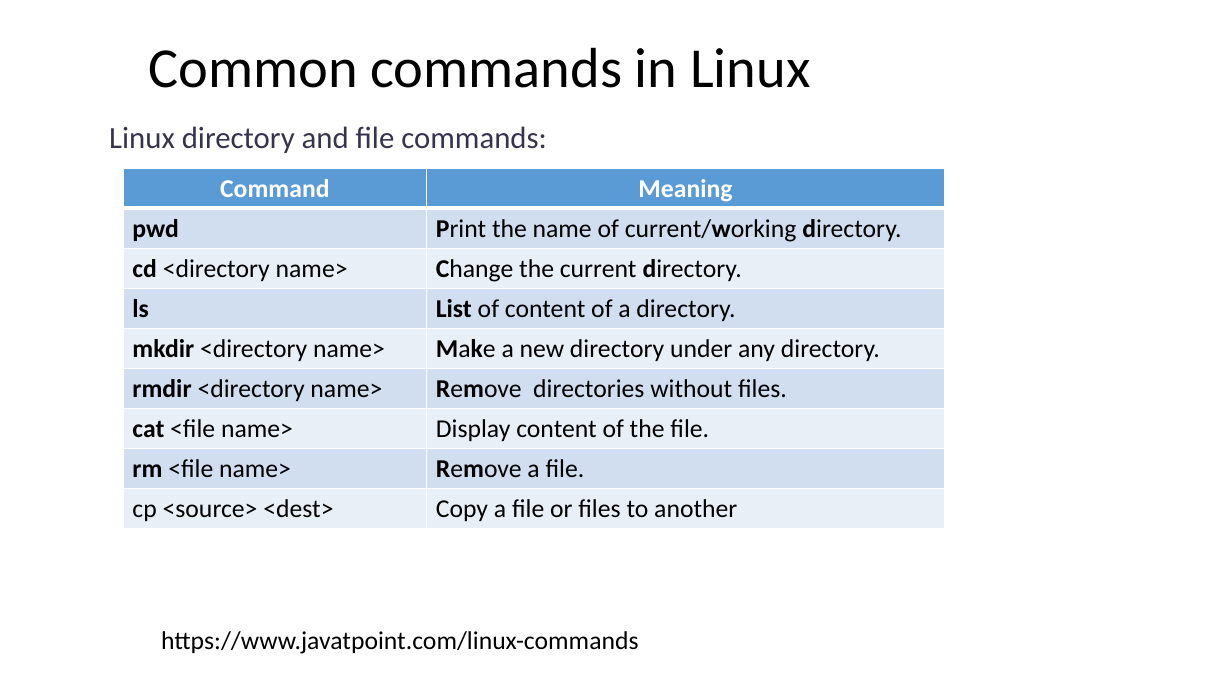
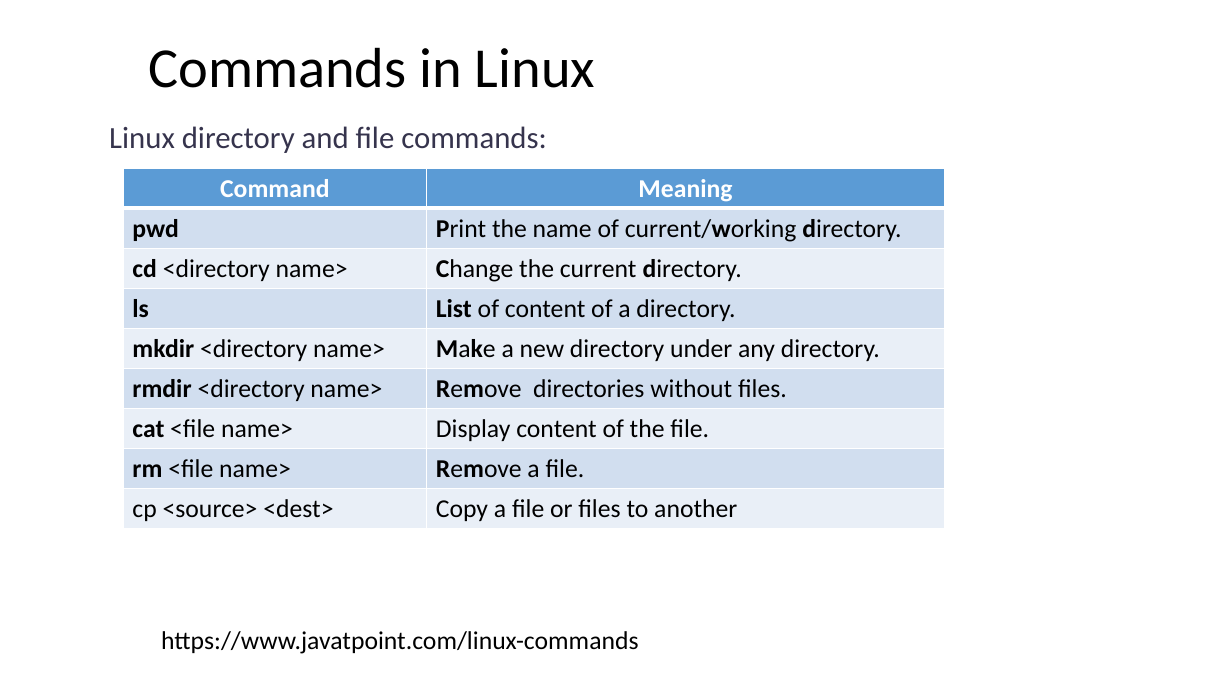
Before and after one commit to ShiqiYu/CPP, a slide deck: slide 3 of week03/Lab03.pptx. Drawn at 1232x693 pixels with LibreOffice and Linux fonts; fonts in the diff are those of the drawing; background and template pictures are left out. Boxes give left, top, right and bottom in pixels: in the first picture for what was removed or moved away, otherwise in the second. Text is boxed around its words. In the diff, an @@ line names an element or a change of style, - is before the commit and + after.

Commit message:
added several linux commands

```diff
--- a/week03/Lab03.pptx
+++ b/week03/Lab03.pptx
@@ title at [148,47,595,88]: text changed @@
-Common commands in Linux
+Commands in Linux
```
Also in this commit, not shown: 1 slide added, 1 slide removed, 1 other file.
